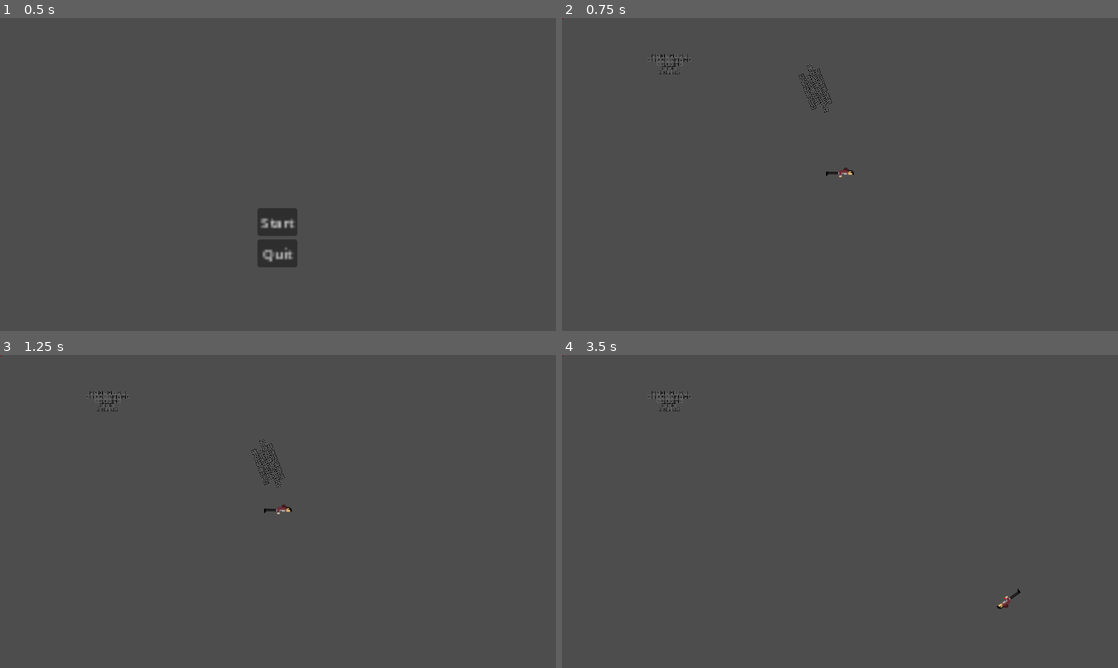
Above: before the commit, frames 1-4 (two rows, left to right).
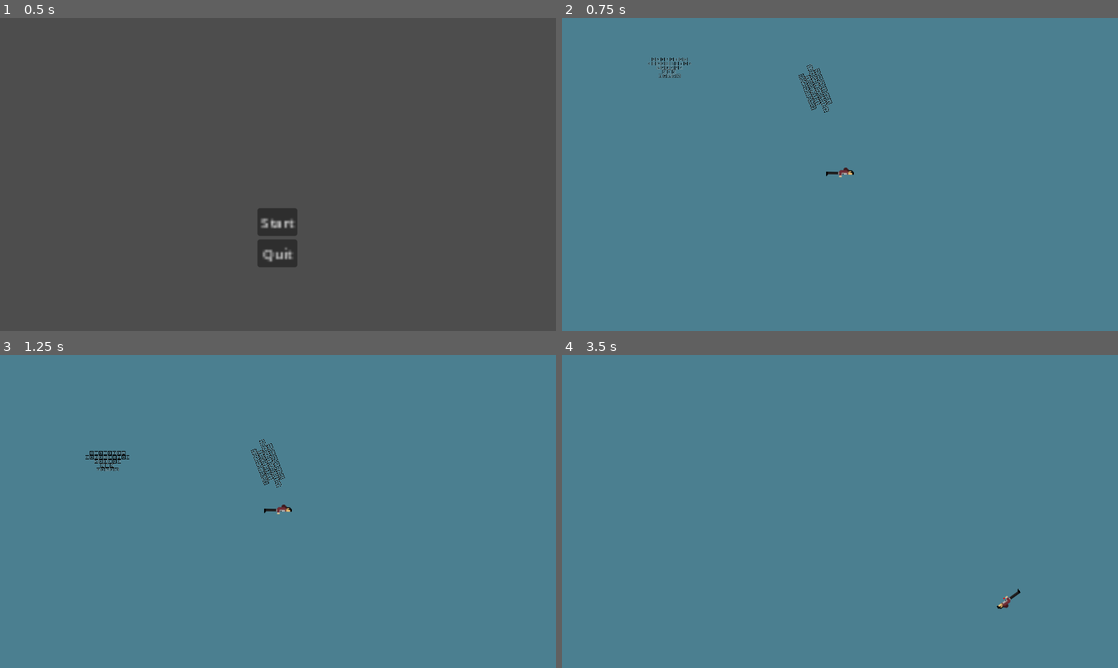
Above: after the commit, the same moments.

Repository: Rodinez/Debugs
Game: Godot game, scene res://scenes/menu.tscn
Two runs of this game, one before a commit and one after it. Both use one fixed random seed, a clock stepped at 60 frames per second and the inputs below. The engine's default icon, where the game draws it, is replaced by a stand-in: a white triangle on a blue panel in a dark square.
Inputs (mouse positions are in pixels of both pictures, inside the frame that each line leads up to):
- Up to frame 1 (0.5 s): no input
- Up to frame 2 (0.75 s): click "Start" at 0.5 s
- Up to frame 3 (1.25 s): no input
- Up to frame 4 (3.5 s): move the mouse to (962, 495) at 1.27 s; press the mouse at (962, 495) at 1.28 s; hold D (move_right) 1.28-2.03 s; move the mouse to (728, 527) at 2.02 s; release the mouse at (728, 527) at 2.03 s; hold S (move_down) 2.03-2.78 s; click (728, 527) at 2.1 s; move the mouse to (895, 442) at 2.77 s; press the mouse at (895, 442) at 2.78 s; hold D (move_right) from 2.78 s (still down)

Frame 1 is identical in both runs. In frame 2, 100% of the frame differs, in the area x 0-100%, y 0-100%; in frame 3, 100%; in frame 4, 100%.

Commit message:
scenes atualizadas

Diff:
--- a/Debugs Godot/scenes/BulletEnemy.tscn
+++ b/Debugs Godot/scenes/BulletEnemy.tscn
@@ -9,7 +9,8 @@
 [sub_resource type="RectangleShape2D" id="RectangleShape2D_iw10r"]
 size = Vector2(12, 4)
 
-[node name="enemyBullet" type="Area2D" groups=["enemy"]]
+[node name="enemyBullet" type="RigidBody2D" groups=["enemy"]]
+gravity_scale = 0.0
 script = ExtResource("1_1sch1")
 
 [node name="CollisionShape2D" type="CollisionShape2D" parent="."]
--- a/Debugs Godot/scenes/EnemyToken.tscn
+++ b/Debugs Godot/scenes/EnemyToken.tscn
@@ -6,7 +6,7 @@
 [sub_resource type="RectangleShape2D" id="RectangleShape2D_mwrc8"]
 size = Vector2(156, 71)
 
-[node name="enemyToken" type="CharacterBody2D" groups=["enemy"]]
+[node name="enemyToken" type="RigidBody2D" groups=["enemy"]]
 script = ExtResource("2_ra8iy")
 
 [node name="Sprite2D" type="Sprite2D" parent="."]
@@ -27,7 +27,7 @@
 [node name="Timer" type="Timer" parent="."]
 
 [node name="Marker2D" type="Marker2D" parent="."]
-position = Vector2(449, 153)
+position = Vector2(371, 154)
 
 [connection signal="body_entered" from="Area2D" to="." method="_on_area_2d_body_entered"]
 [connection signal="timeout" from="Timer" to="." method="_on_timer_timeout"]
--- a/Debugs Godot/scenes/main.tscn
+++ b/Debugs Godot/scenes/main.tscn
@@ -217,3 +217,9 @@
 [node name="TileMap" type="TileMap" parent="."]
 tile_set = SubResource("TileSet_u50fr")
 format = 2
+
+[node name="ColorRect" type="ColorRect" parent="."]
+show_behind_parent = true
+offset_right = 1920.0
+offset_bottom = 1080.0
+color = Color(0.290196, 0.654902, 0.772549, 0.556863)
